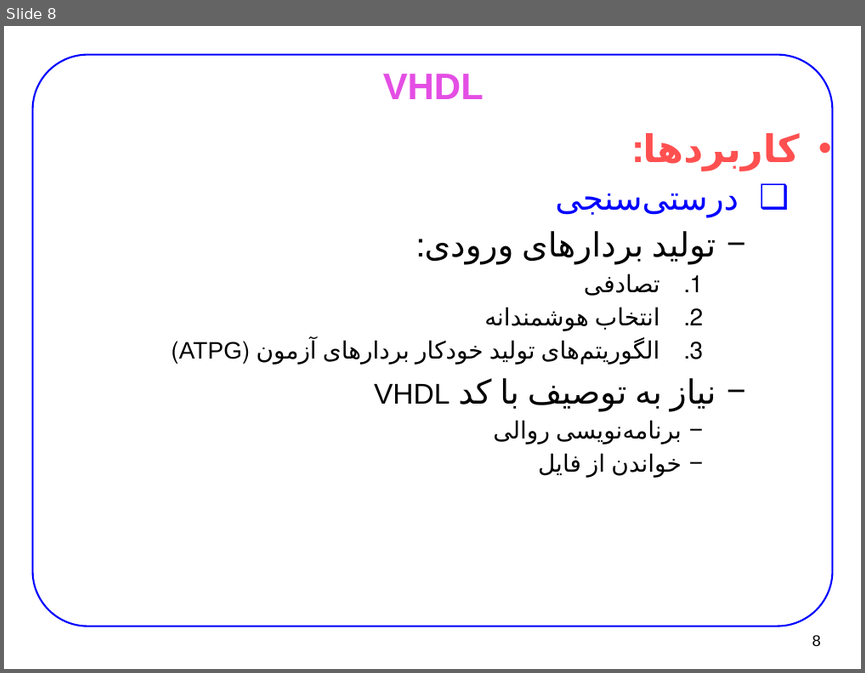
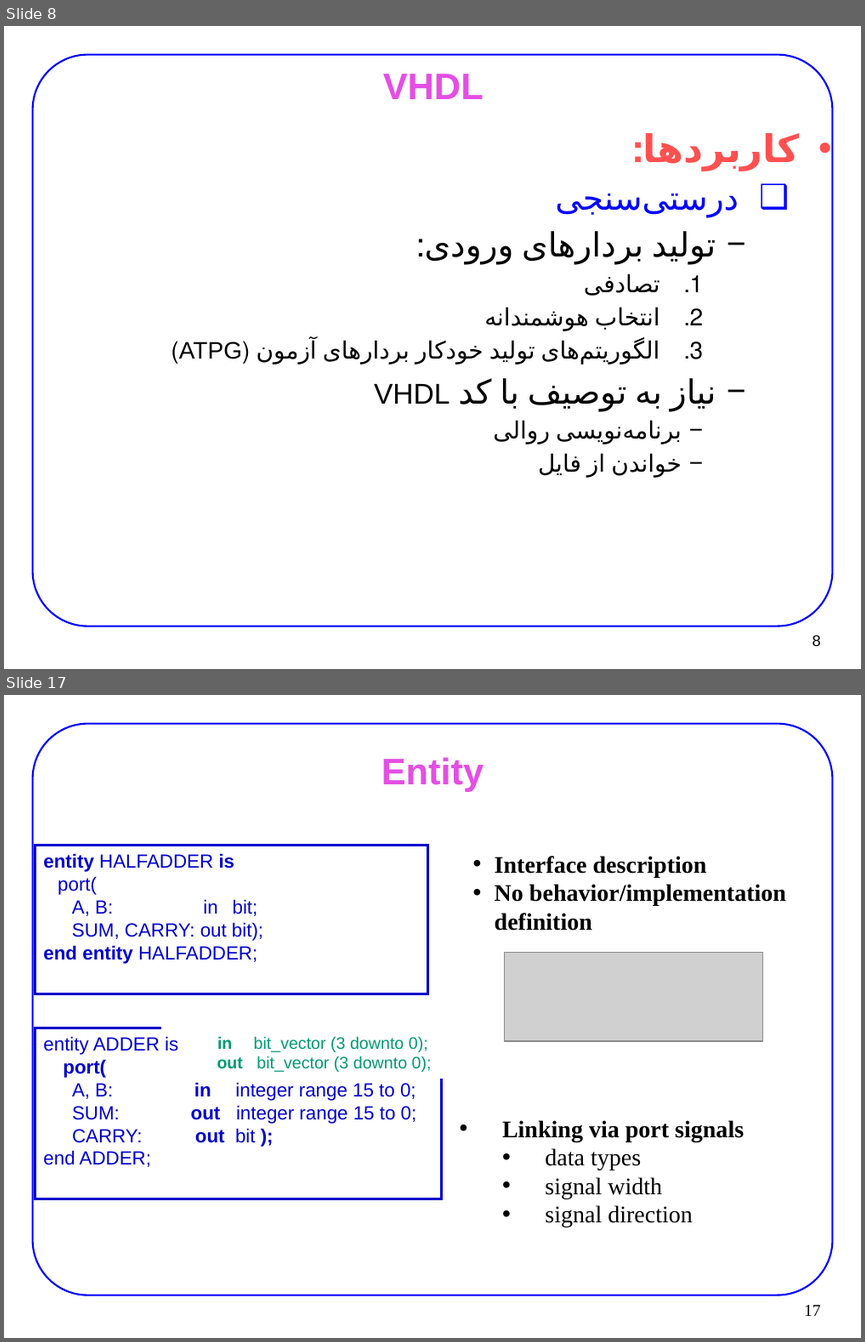
Before and after one commit to 9231058/FPGA-Homework, a slide deck: slides/design/D-01-HDL-.pptx. Shown one above the other, each under a label of ours: slide 8 before the commit, slides 8 and 17 after it; the slides between them are not shown. The pictures are 865x673 and 865x1342 pixels, drawn with LibreOffice and Linux fonts; fonts in the diff are those of the drawing; grey boxes stand for pictures. Boxes give left, top, right and bottom in pixels: in the first picture for what was removed or moved away, otherwise in the second. Text is boxed around its words. In the diff, an @@ line names an element or a change of style, - is before the commit and + after.

```diff
--- a/slides/design/D-01-HDL-.pptx
+++ b/slides/design/D-01-HDL-.pptx
@@ slide 17 added at [4, 695, 861, 1338], background #FFFFFF; not listed: 1 template element that a slide beside it also shows @@
@@ title added at [381, 757, 483, 791], 31 pt, text #E44EE4, bold @@
+Entity
@@ rectangle added at [35, 845, 427, 994], outline #0000CC 2.25 pt, 16 pt, text #0000CC @@
+entity HALFADDER is
+port(
+A, B: in bit;
+SUM, CARRY: out bit);
+end entity HALFADDER;
@@ text added at [494, 856, 786, 930], 20 pt, text #000000, bold @@
+• Interface description
+• No behavior/implementation definition
@@ picture added at [505, 952, 763, 1041] @@
@@ rectangle added at [35, 1027, 441, 1198], outline #0000CC 2.25 pt, 16 pt, text #0000CC @@
+entity ADDER is
+port(
+A, B: in integer range 15 to 0;
+SUM: out integer range 15 to 0;
+CARRY: out bit );
+end ADDER;
@@ rectangle added at [162, 1028, 441, 1077], outline #FFFFFF 2.25 pt, 14 pt, text #009973 @@
+in bit_vector (3 downto 0);
+out bit_vector (3 downto 0);
@@ text added at [502, 1120, 744, 1227], 20 pt, text #000000 @@
+• Linking via port signals
+  • data types
+  • signal width
+  • signal direction
@@ page number added at [804, 1304, 821, 1315], 14 pt, text #000000 @@
+17
```
Also in this commit, not shown: 5 slides changed, 19 other slides added, 1 other file.
